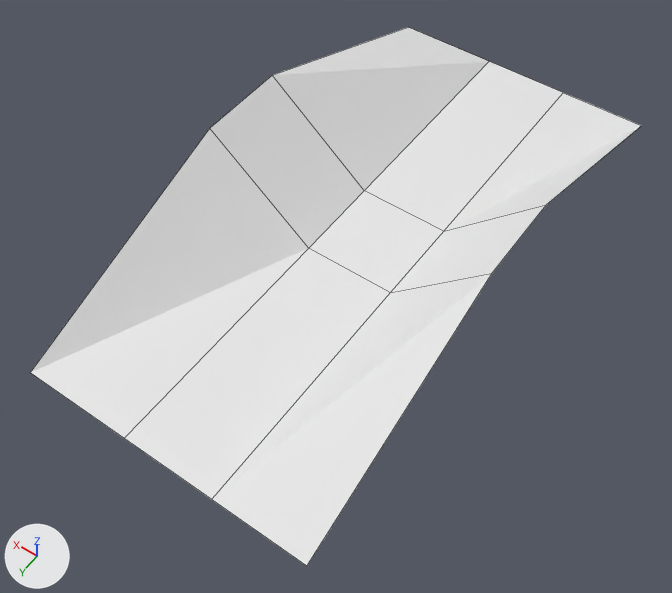
One commit to the Blender file 1bridgescene/scene.blend: the scene before it, then after it.
Rendered twice from a 50 mm camera at (-6.73, 10.86, 14.41) aimed at (-0.19, 1.7, 0.01). Every picture has the same lights, and +X, +Y and +Z are marked at lower left. Mesh edges are drawn as thin lines.

The older version as bpy lines, for what is in view:
```python
me_plane = bpy.data.meshes.new('Plane')
me_plane.from_pydata(...)  # 16 vertices, 9 faces; spans x -2.99..3.36, y -6.41..6.42, z 0.0..2.0
ob_plane = bpy.data.objects.new('Plane', me_plane)
ob_plane.location = (0.0, 0.0, 0.0)
```
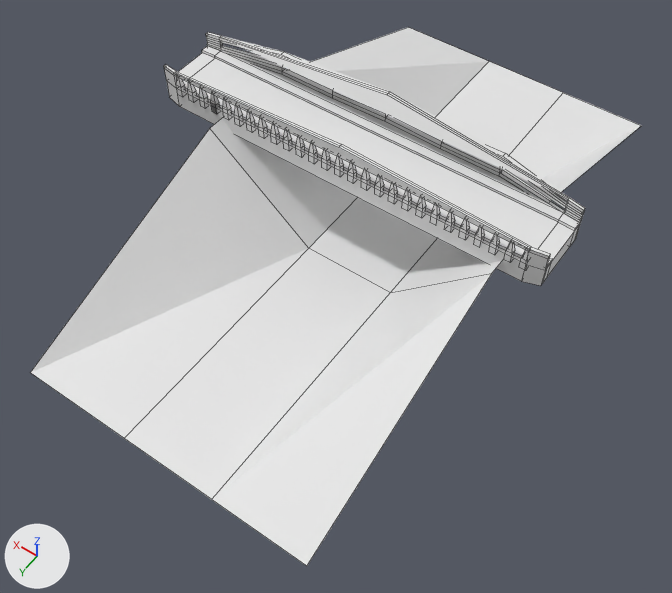
Commit message: add bridge shape

Location of each change, [x1, y1, x2, y2] in pixels of the pictures (672 x 593 px):
'Cube', added: after [164, 32, 585, 286]

Patch to the scene script:
```diff
--- a/1bridgescene/scene.blend.py
+++ b/1bridgescene/scene.blend.py
@@ me_cube_001 @@
+me_cube_001.from_pydata(...)  # 552 vertices, 474 faces; spans x -7.09..1.5, y -1.13..0.68, z -0.74..0.39
@@ ob_cube @@
+ob_cube = bpy.data.objects.new('Cube', me_cube_001)
+ob_cube.location = (3.35, 0.0, 2.46)
```
